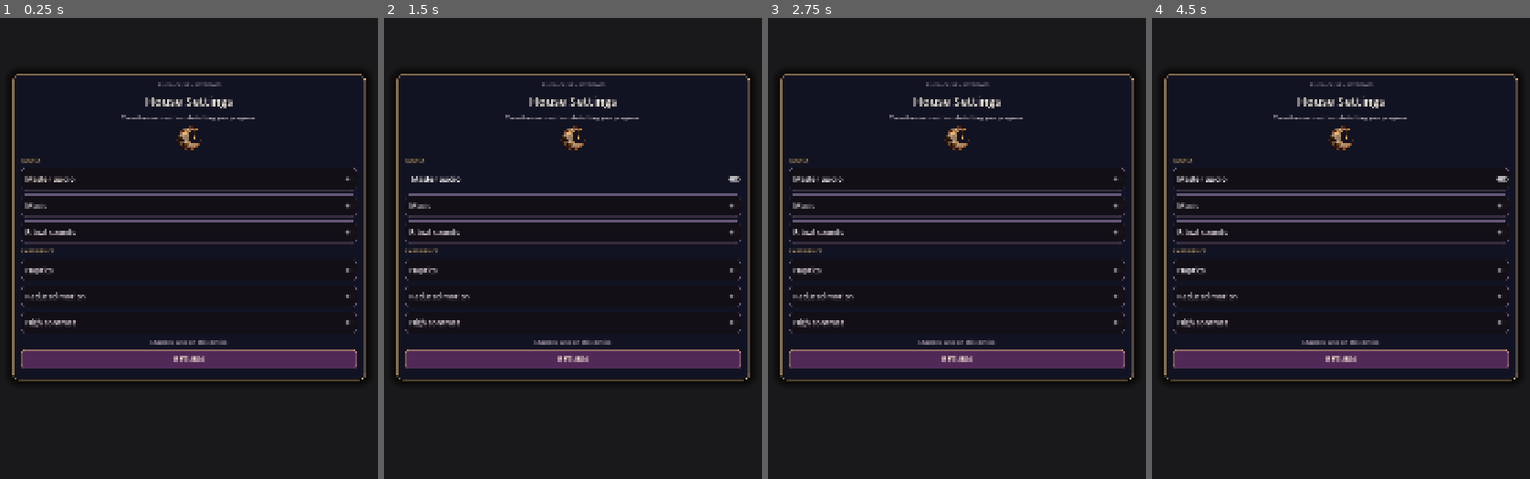
Above: before the commit, frames 1-4 (left to right).
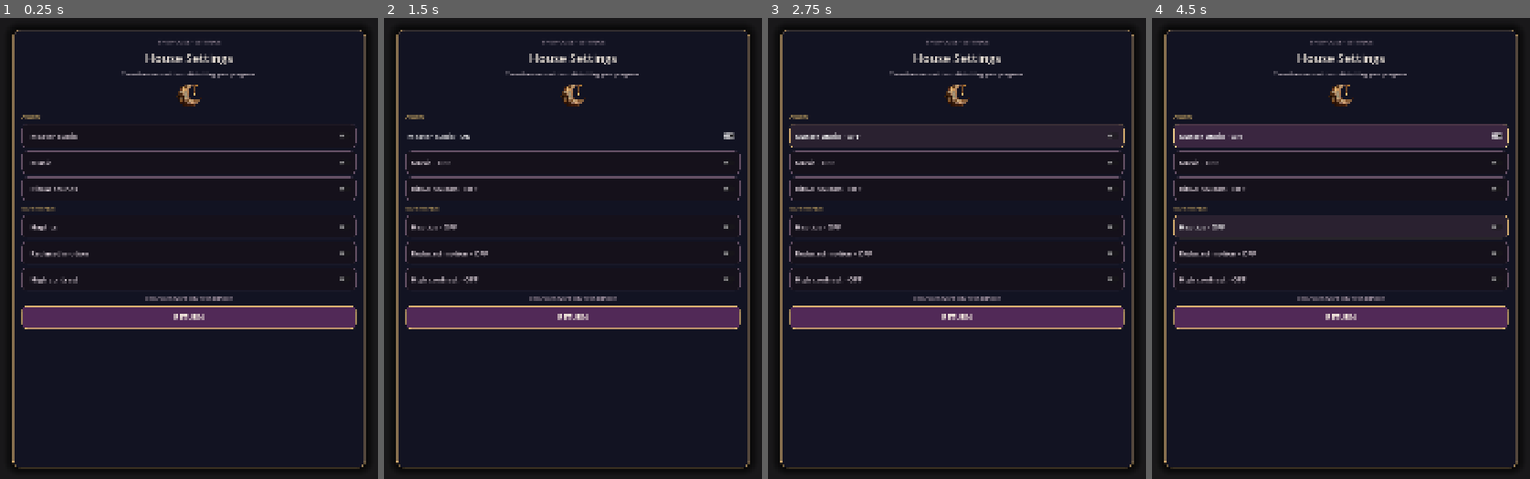
Above: after the commit, the same moments.

Repository: Jay-prodesign/akilta-match3
Game: Godot game, scene res://src/ui/settings/settings_panel.tscn
Two runs of this game, one before a commit and one after it. Both use one fixed random seed, a clock stepped at 60 frames per second and the inputs below. This scene is started directly instead of the project's main scene.
Inputs:
- Up to frame 1 (0.25 s): no input
- Up to frame 2 (1.5 s): click "RETURN" at 0.5 s; click "Master audio" at 1.25 s
- Up to frame 3 (2.75 s): click "Master audio" (after the commit: "Master audio · ON") at 2 s
- Up to frame 4 (4.5 s): click "Master audio" (after the commit: "Master audio · OFF") at 2.75 s; click "Haptics" (after the commit: "Haptics · OFF") at 3.5 s; click "Haptics" (after the commit: "Haptics · ON") at 4.25 s

The runs differ from the first frame. In frame 1, 16% of the frame differs, in the area x 3-97%, y 2-98%; in frame 2, 16%; in frame 3, 17%; in frame 4, 23%.

Commit message:
Settings: production utility interaction and accessibility states

Diff:
--- a/src/app/app_bootstrap.gd
+++ b/src/app/app_bootstrap.gd
@@ -755,8 +755,13 @@
 	if _settings_screen.has_method("set_return_context"):
 		_settings_screen.set_return_context(navigation.route_name().to_lower())
 	_settings_screen.bind_settings(user_settings)
+	if _settings_screen.has_signal("interaction_feedback_requested"):
+		_settings_screen.interaction_feedback_requested.connect(_on_settings_feedback_requested)
 	_settings_screen.close_requested.connect(close_settings)
 	return true
+
+func _on_settings_feedback_requested(_kind: String = "ui") -> void:
+	_emit_shell_feedback()
 
 func close_settings() -> bool:
 	if navigation == null or not navigation.close_settings():
@@ -852,6 +857,8 @@
 		ui_haptics.apply_settings(state)
 	if _current_screen != null and is_instance_valid(_current_screen) and _current_screen.has_method("apply_presentation_settings"):
 		_current_screen.apply_presentation_settings(state)
+	if _settings_screen != null and is_instance_valid(_settings_screen) and _settings_screen.has_method("apply_presentation_settings"):
+		_settings_screen.apply_presentation_settings(state)
 
 func _level_path(level_number: int) -> String:
 	return "res://content/levels/ch01/level_%03d.json" % level_number
--- a/src/ui/settings/settings_panel.gd
+++ b/src/ui/settings/settings_panel.gd
@@ -2,6 +2,7 @@
 extends Control
 
 signal close_requested
+signal interaction_feedback_requested(kind: String)
 
 const PieceAssetLoader = preload("res://src/match3/presentation/piece_asset_loader.gd")
 
@@ -15,36 +16,57 @@
 @onready var saved_note: Label = $Card/Content/SavedNote
 
 var settings
+var _binding_controls := false
+var _high_contrast := false
 
 func _ready() -> void:
 	_style_settings_overlay()
 	_install_house_sigil()
-	close_button.pressed.connect(func(): close_requested.emit())
-	master_toggle.toggled.connect(func(on): _set_setting("master_muted", not on))
-	music_toggle.toggled.connect(func(on): _set_setting("music_muted", not on))
-	sfx_toggle.toggled.connect(func(on): _set_setting("sfx_muted", not on))
-	haptics_toggle.toggled.connect(func(on): _set_setting("haptics_enabled", on))
-	reduced_toggle.toggled.connect(func(on): _set_setting("reduced_motion", on))
-	contrast_toggle.toggled.connect(func(on): _set_setting("high_contrast", on))
+	close_button.pressed.connect(_on_close_pressed)
+	master_toggle.toggled.connect(func(on): _on_toggle("master_muted", not on))
+	music_toggle.toggled.connect(func(on): _on_toggle("music_muted", not on))
+	sfx_toggle.toggled.connect(func(on): _on_toggle("sfx_muted", not on))
+	haptics_toggle.toggled.connect(func(on): _on_toggle("haptics_enabled", on))
+	reduced_toggle.toggled.connect(func(on): _on_toggle("reduced_motion", on))
+	contrast_toggle.toggled.connect(func(on): _on_toggle("high_contrast", on))
 
 func bind_settings(value) -> void:
 	settings = value
 	if not is_node_ready() or settings == null:
 		return
-	saved_note.text = "Changes save on this device."
+	saved_note.text = "CHANGES SAVE ON THIS DEVICE"
+	_binding_controls = true
 	master_toggle.button_pressed = not bool(settings.get_value("master_muted", false))
 	music_toggle.button_pressed = not bool(settings.get_value("music_muted", false))
 	sfx_toggle.button_pressed = not bool(settings.get_value("sfx_muted", false))
 	haptics_toggle.button_pressed = bool(settings.get_value("haptics_enabled", true))
 	reduced_toggle.button_pressed = bool(settings.get_value("reduced_motion", false))
 	contrast_toggle.button_pressed = bool(settings.get_value("high_contrast", false))
+	_binding_controls = false
+	_refresh_toggle_copy()
+	apply_presentation_settings(settings.get_presentation_state())
+
+func _on_toggle(key: String, value) -> void:
+	if _binding_controls:
+		return
+	interaction_feedback_requested.emit("ui")
+	_set_setting(key, value)
+	_refresh_toggle_copy()
+
+func _on_close_pressed() -> void:
+	interaction_feedback_requested.emit("ui")
+	close_requested.emit()
 
 func _set_setting(key: String, value) -> void:
 	if settings == null:
 		return
+	var label := key.replace("_", " ").to_upper()
 	if settings.set_value(key, value):
-		var label := key.replace("_", " ").to_upper()
 		saved_note.text = "SAVED ON THIS DEVICE ✓ · %s UPDATED" % label
+		saved_note.add_theme_color_override("font_color", Color("#D5AD70") if not _high_contrast else Color("#FFF1B6"))
+	else:
+		saved_note.text = "COULD NOT SAVE · TRY AGAIN"
+		saved_note.add_theme_color_override("font_color", Color("#FFB4B4"))
 
 func set_return_context(context: String) -> void:
 	if not is_node_ready():
@@ -57,33 +79,87 @@
 		_:
 			close_button.text = "RETURN TO HOUSE"
 
+func apply_presentation_settings(state: Dictionary) -> void:
+	_high_contrast = bool(state.get("high_contrast", false))
+	_style_settings_overlay()
+	_refresh_toggle_copy()
+
+func state_contract() -> Dictionary:
+	return {
+		"bound": settings != null,
+		"high_contrast": _high_contrast,
+		"touch_targets_ok": [master_toggle, music_toggle, sfx_toggle, haptics_toggle, reduced_toggle, contrast_toggle, close_button].all(func(control): return control.custom_minimum_size.y >= 56.0),
+		"save_feedback": saved_note.text,
+		"return_cta": close_button.text,
+	}
+
+func _refresh_toggle_copy() -> void:
+	if not is_node_ready():
+		return
+	master_toggle.text = "Master audio · %s" % ("ON" if master_toggle.button_pressed else "OFF")
+	music_toggle.text = "Music · %s" % ("ON" if music_toggle.button_pressed else "OFF")
+	sfx_toggle.text = "Ritual sounds · %s" % ("ON" if sfx_toggle.button_pressed else "OFF")
+	haptics_toggle.text = "Haptics · %s" % ("ON" if haptics_toggle.button_pressed else "OFF")
+	reduced_toggle.text = "Reduced motion · %s" % ("ON" if reduced_toggle.button_pressed else "OFF")
+	contrast_toggle.text = "High contrast · %s" % ("ON" if contrast_toggle.button_pressed else "OFF")
+
 func _style_settings_overlay() -> void:
 	var card := get_node_or_null("Card") as PanelContainer
 	if card != null:
 		var panel := StyleBoxFlat.new()
-		panel.bg_color = Color("#121322")
-		panel.border_color = Color("#D5AD70", 0.82)
-		panel.set_border_width_all(2)
+		panel.bg_color = Color("#080A12") if _high_contrast else Color("#121322")
+		panel.border_color = Color("#FFF1B6") if _high_contrast else Color("#D5AD70", 0.82)
+		panel.set_border_width_all(3 if _high_contrast else 2)
 		panel.set_corner_radius_all(18)
-		panel.shadow_color = Color(0, 0, 0, 0.7)
+		panel.shadow_color = Color(0, 0, 0, 0.72)
 		panel.shadow_size = 24
-		panel.content_margin_left = 22
-		panel.content_margin_right = 22
-		panel.content_margin_top = 18
-		panel.content_margin_bottom = 18
+		panel.content_margin_left = 24
+		panel.content_margin_right = 24
+		panel.content_margin_top = 20
+		panel.content_margin_bottom = 20
 		card.add_theme_stylebox_override("panel", panel)
+	for toggle in [master_toggle, music_toggle, sfx_toggle, haptics_toggle, reduced_toggle, contrast_toggle]:
+		_style_toggle(toggle)
 	var close_style := StyleBoxFlat.new()
-	close_style.bg_color = Color("#512957")
-	close_style.border_color = Color("#D5AD70")
-	close_style.set_border_width_all(2)
-	close_style.set_corner_radius_all(10)
+	close_style.bg_color = Color("#63356A") if _high_contrast else Color("#512957")
+	close_style.border_color = Color("#FFF1B6") if _high_contrast else Color("#D5AD70")
+	close_style.set_border_width_all(3 if _high_contrast else 2)
+	close_style.set_corner_radius_all(12)
 	var hover := close_style.duplicate() as StyleBoxFlat
-	hover.bg_color = Color("#69366F")
+	hover.bg_color = Color("#7B4482")
+	var pressed := close_style.duplicate() as StyleBoxFlat
+	pressed.bg_color = Color("#3E1D43")
 	close_button.add_theme_stylebox_override("normal", close_style)
 	close_button.add_theme_stylebox_override("hover", hover)
-	close_button.add_theme_stylebox_override("pressed", hover)
-	close_button.add_theme_color_override("font_color", Color("#F4E5D3"))
-	close_button.add_theme_color_override("font_hover_color", Color("#F4E5D3"))
+	close_button.add_theme_stylebox_override("pressed", pressed)
+	close_button.add_theme_stylebox_override("focus", hover)
+	close_button.add_theme_color_override("font_color", Color("#FFF7E8"))
+	close_button.add_theme_color_override("font_hover_color", Color("#FFFFFF"))
+	close_button.add_theme_font_size_override("font_size", 20)
+
+func _style_toggle(toggle: CheckButton) -> void:
+	if toggle == null:
+		return
+	var normal := StyleBoxFlat.new()
+	normal.bg_color = Color("#090A10", 0.98) if _high_contrast else Color("#15111B", 0.96)
+	normal.border_color = Color("#FFF1B6", 0.84) if _high_contrast else Color("#745C73", 0.54)
+	normal.set_border_width_all(2 if _high_contrast else 1)
+	normal.set_corner_radius_all(12)
+	normal.content_margin_left = 14
+	normal.content_margin_right = 14
+	var hover := normal.duplicate() as StyleBoxFlat
+	hover.bg_color = Color("#2A2130")
+	hover.border_color = Color("#D5AD70")
+	var pressed := normal.duplicate() as StyleBoxFlat
+	pressed.bg_color = Color("#3A2640")
+	pressed.border_color = Color("#F0CE8A")
+	toggle.add_theme_stylebox_override("normal", normal)
+	toggle.add_theme_stylebox_override("hover", hover)
+	toggle.add_theme_stylebox_override("pressed", pressed)
+	toggle.add_theme_stylebox_override("focus", hover)
+	toggle.add_theme_color_override("font_color", Color("#FFFFFF") if _high_contrast else Color("#E8DCE4"))
+	toggle.add_theme_color_override("font_hover_color", Color("#FFFFFF"))
+	toggle.add_theme_font_size_override("font_size", 19)
 
 
 func _install_house_sigil() -> void:
--- a/src/ui/settings/settings_panel.tscn
+++ b/src/ui/settings/settings_panel.tscn
@@ -61,9 +61,9 @@
 layout_mode = 1
 anchors_preset = 15
 anchor_left = 0.07
-anchor_top = 0.18
+anchor_top = 0.12
 anchor_right = 0.93
-anchor_bottom = 0.60
+anchor_bottom = 0.72
 grow_horizontal = 2
 grow_vertical = 2
 theme_override_styles/panel = SubResource("Card")
@@ -171,11 +171,11 @@
 layout_mode = 2
 theme_override_colors/font_color = Color(0.663, 0.6, 0.659, 1)
 theme_override_font_sizes/font_size = 15
-text = "Changes save on this device."
+text = "CHANGES SAVE ON THIS DEVICE"
 horizontal_alignment = 1
 
 [node name="Close" type="Button" parent="Card/Content"]
-custom_minimum_size = Vector2(0, 52)
+custom_minimum_size = Vector2(0, 60)
 layout_mode = 2
 theme_override_colors/font_color = Color(0.0627, 0.051, 0.0706, 1)
 theme_override_font_sizes/font_size = 20
--- a/tests/integration/test_first_player_journey.gd
+++ b/tests/integration/test_first_player_journey.gd
@@ -365,15 +365,27 @@
 				var settings_panel = app.get_node_or_null("ScreenHost/SettingsPanel")
 				var settings_close: Button = settings_panel.get_node_or_null("Card/Content/Close") as Button if settings_panel != null else null
 				var reduced: CheckButton = settings_panel.get_node_or_null("Card/Content/Reduced") as CheckButton if settings_panel != null else null
+				var contrast: CheckButton = settings_panel.get_node_or_null("Card/Content/Contrast") as CheckButton if settings_panel != null else null
 				var saved_note: Label = settings_panel.get_node_or_null("Card/Content/SavedNote") as Label if settings_panel != null else null
 				_expect(settings_close != null and settings_close.text == "RETURN TO PROFILE", "Profile-origin Settings must return to Profile")
-				_expect(reduced != null and saved_note != null, "Settings controls and saved-state feedback must exist")
+				_expect(reduced != null and contrast != null and saved_note != null, "Settings controls and saved-state feedback must exist")
+				_expect(settings_panel != null and settings_panel.has_method("state_contract"), "Settings must expose its release utility state contract")
 				if reduced != null:
 					reduced.button_pressed = true
 					reduced.emit_signal("toggled", true)
 					await process_frame
 				_expect(bool(app.user_settings.get_value("reduced_motion", false)), "Settings change must persist into user settings")
 				_expect(saved_note != null and saved_note.text.contains("SAVED ON THIS DEVICE"), "Settings changed state must visibly confirm persistence")
+				if contrast != null:
+					contrast.button_pressed = true
+					contrast.emit_signal("toggled", true)
+					await process_frame
+				_expect(bool(app.user_settings.get_value("high_contrast", false)), "high-contrast setting must persist immediately")
+				if settings_panel != null and settings_panel.has_method("state_contract"):
+					var settings_contract: Dictionary = settings_panel.state_contract()
+					_expect(bool(settings_contract.get("high_contrast", false)), "open Settings modal must reflect high-contrast immediately")
+					_expect(bool(settings_contract.get("touch_targets_ok", false)), "Settings controls must meet mobile touch target contract")
+					_expect(String(settings_contract.get("return_cta", "")) == "RETURN TO PROFILE", "Settings state contract must preserve origin-aware return CTA")
 				_expect(app.close_settings(), "Profile Settings must close cleanly")
 				_expect(app.current_screen() == profile_preview and str(app.current_route_name()) == "profile_settings", "closing Settings must reveal the original Profile screen")
 			app.current_screen().get_node("FeatureLayout/BackToHouse").emit_signal("pressed")
